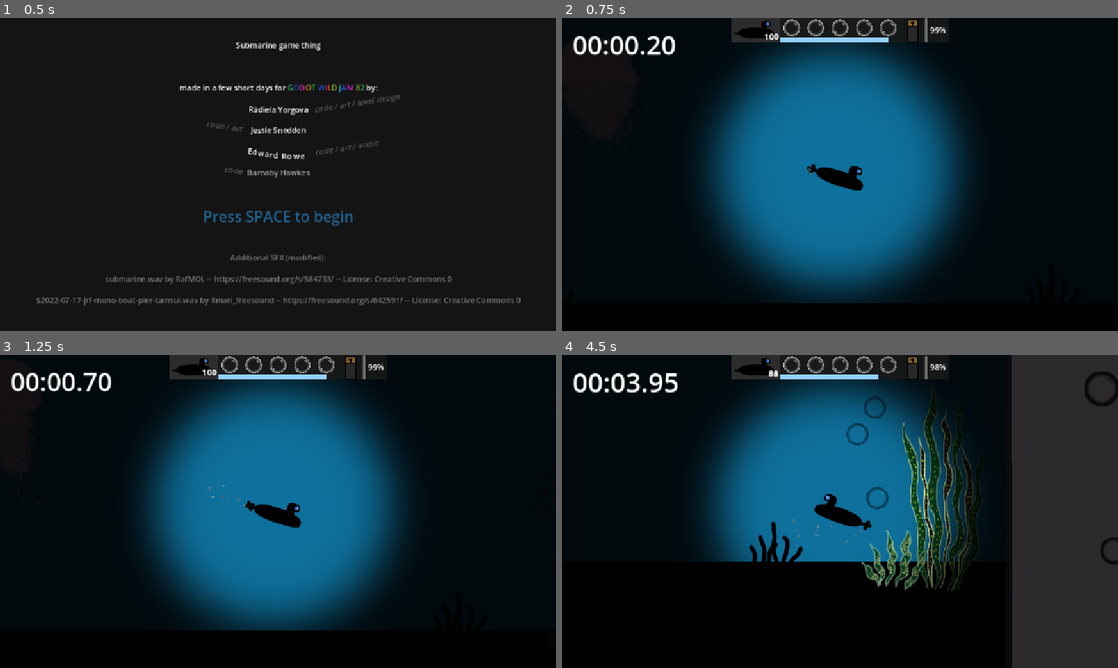
Above: before the commit, frames 1-4 (two rows, left to right).
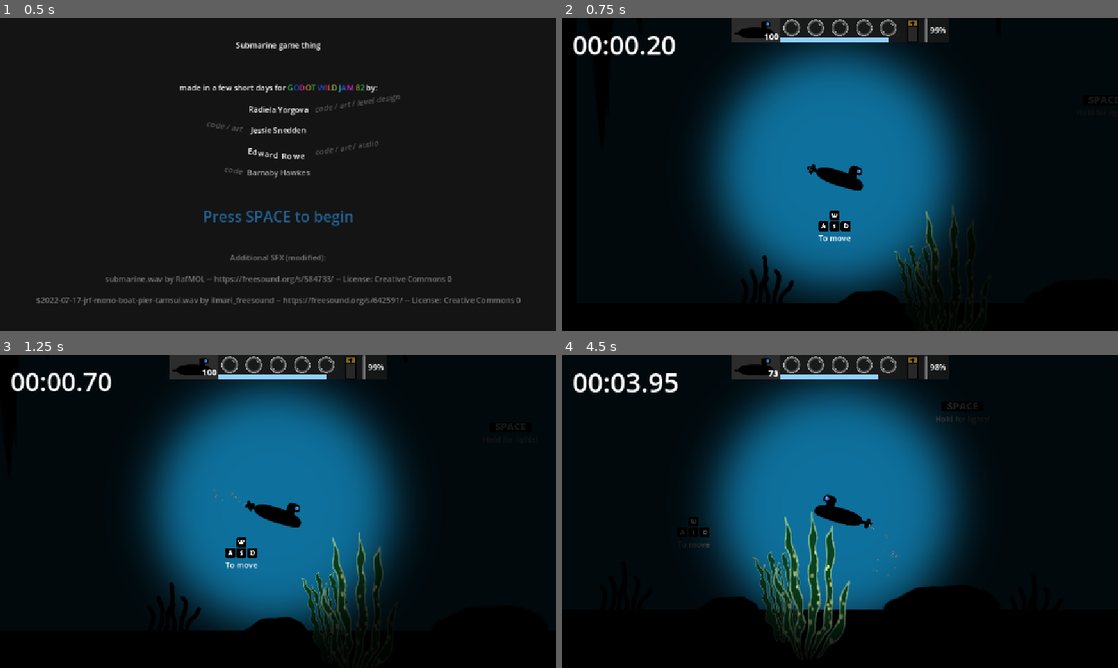
Above: after the commit, the same moments.

Repository: EddieRowe/godot-wild-jam-82
Game: Godot game, scene res://levels/splash.tscn
Two runs of this game, one before a commit and one after it. Both use one fixed random seed, a clock stepped at 60 frames per second and the inputs below.
Inputs:
- Up to frame 1 (0.5 s): no input
- Up to frame 2 (0.75 s): tap Space at 0.5 s; hold Right (ui_right) from 0.53 s (still down)
- Up to frame 3 (1.25 s): keep holding Right (ui_right); tap Enter (ui_accept) at 0.77 s
- Up to frame 4 (4.5 s): release Right (ui_right) at 1.28 s; hold Down (ui_down) 1.28-2.03 s; tap Enter (ui_accept) at 1.52, 3.02, 3.77 s; hold Right (ui_right) 2.03-2.78 s; hold Up (ui_up) 2.78-3.53 s; hold Left (ui_left) from 3.53 s (still down)

Frame 1 is identical in both runs. In frame 2, 1.6% of the frame differs, in the area x 32-72%, y 48-92%; in frame 3, 2.4%; in frame 4, 30%, in the area x 21-100%, y 0-100%.

Commit message:
Update level_1.tscn

Diff:
--- a/levels/level_1.tscn
+++ b/levels/level_1.tscn
@@ -77,7 +77,7 @@
 color = Color(0.00566116, 0.00566115, 0.00566115, 1)
 
 [node name="Player" parent="." instance=ExtResource("1_vn7o3")]
-position = Vector2(24132, 457)
+position = Vector2(489, 457)
 
 [node name="CanvasLayer" type="CanvasLayer" parent="."]
 
